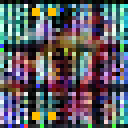
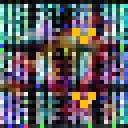
The second 128 × 128 image is a revision of the first. Changes to its layers:
painted on "Layer 5" over [32, 8, 96, 120]
